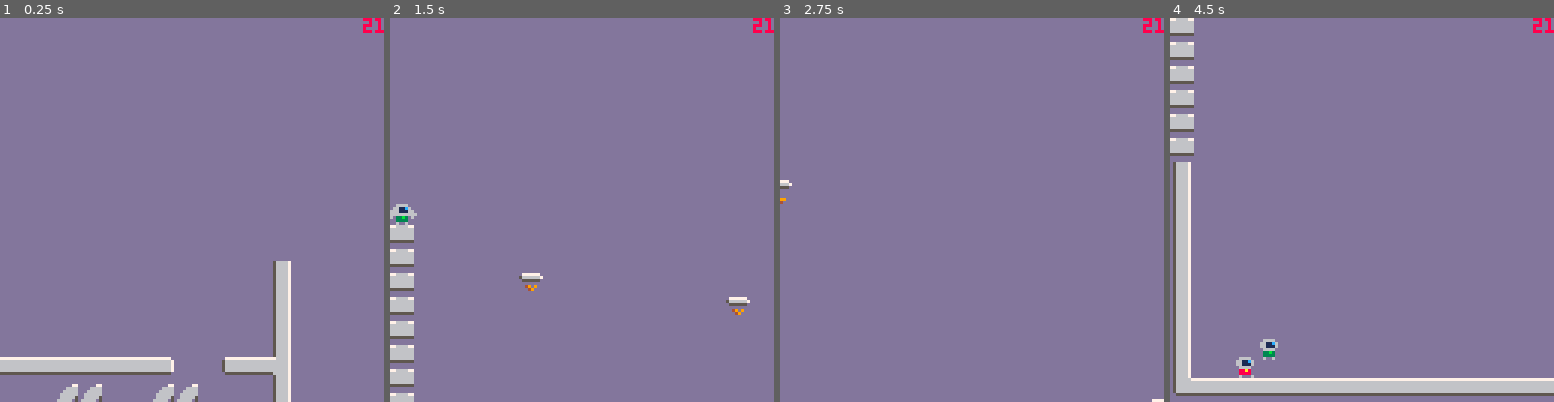
Above: before the commit, frames 1-4 (left to right).
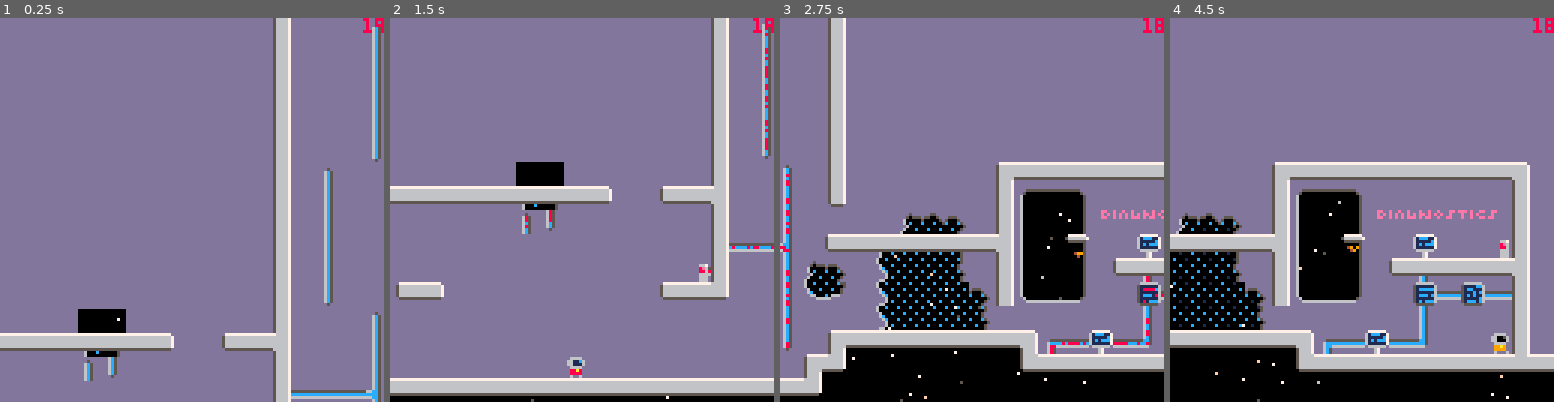
Above: after the commit, the same moments.

Repository: jgradim/gameoff-2020
Game: PICO-8 cartridge moonshot.p8
The game is run twice, just before and just after one commit, with the same random seed, the same clock (stepped at 60 frames per second) and the same inputs.
Inputs:
- Up to frame 1 (0.25 s): no input
- Up to frame 2 (1.5 s): tap X (X key) at 0.33, 1.07 s; tap O (Z key) at 0.7 s
- Up to frame 3 (2.75 s): hold Right 1.6-2.1 s; tap O (Z key) at 1.7, 2.1, 2.5 s; tap X (X key) at 1.85 s; hold Up 2.15-2.42 s; hold Right from 2.47 s (still down)
- Up to frame 4 (4.5 s): tap O (Z key) every 0.4 s from 2.9 to 4.1 s; tap X (X key) at 2.97, 4.08 s; release Right at 3.03 s; hold Left 3.08-3.58 s; hold Down 3.63-3.97 s; hold Right from 4.02 s (still down)

The runs differ from the first frame. In frame 1, 13% of the frame differs, in the area x 0-100%, y 0-100%; in frame 2, 19%; in frame 3, 39%; in frame 4, 40%.

Commit message:
more game, wip ship outline

Diff:
--- a/moonshot.p8
+++ b/moonshot.p8
@@ -31,7 +31,7 @@
 sp_player_jump=3
 sp_player_glide=5
 
-sp_spark_start=18
+sp_spark_start=39
 sp_spark_length=4
 
 sp_platform_start=48
@@ -175,66 +175,96 @@
 ---dynamic map elements---
 --------------------------
 function init_mechanics()
- --sparks
- --x,y
- local sprk0=init_spark(
-  33*8,28*8
- )
- local sprk1=init_spark(
-  34*8,25*8
- )
- local sprk2=init_spark(
-  35*8,25*8
- )
- local sprk3=init_spark(
-  35*8,26*8
- )
- local sprk4=init_spark(
-  36*8,28*8
- )
- local sprk5=init_spark(
-  37*8,28*8
- )
- local sprk6=init_spark(
-  38*8,25*8
- )
- local sprk7=init_spark(
-  38*8,26*8
- )
- local sprk8=init_spark(
-  39*8,25*8
- )
- local sprk9=init_spark(
-  39*8,28*8
- )
- local sprk10=init_spark(
-  40*8,28*8
- )
+ -- --sparks
+ -- --x,y
+ -- local sprk0=init_spark(
+ --  33*8,28*8
+ -- )
+ -- local sprk1=init_spark(
+ --  34*8,25*8
+ -- )
+ -- local sprk2=init_spark(
+ --  35*8,25*8
+ -- )
+ -- local sprk3=init_spark(
+ --  35*8,26*8
+ -- )
+ -- local sprk4=init_spark(
+ --  36*8,28*8
+ -- )
+ -- local sprk5=init_spark(
+ --  37*8,28*8
+ -- )
+ -- local sprk6=init_spark(
+ --  38*8,25*8
+ -- )
+ -- local sprk7=init_spark(
+ --  38*8,26*8
+ -- )
+ -- local sprk8=init_spark(
+ --  39*8,25*8
+ -- )
+ -- local sprk9=init_spark(
+ --  39*8,28*8
+ -- )
+ -- local sprk10=init_spark(
+ --  40*8,28*8
+ -- )
 
  --platforms
  --x,y,w,h,delta_fn
- local plt0=init_platform(
-  1*8,24*8,8,8,
-  linear_delta_fn(
-   --1,3 <-> 1,13
-   1*8,24*8,8*8,104*8
-  )
+ -- local plt0=init_platform(
+ --  1*8,24*8,8,8,
+ --  linear_delta_fn(
+ --   --1,3 <-> 1,13
+ --   1*8,24*8,8*8,104*8
+ --  )
+ -- )
+ -- local plt1=init_platform(
+ --  5*8,13*8,8,8,
+ --  linear_delta_fn(
+ --   --5,13 <-> 6,13
+ --   5*8,13*8,6*8,13*8
+ --  )
+ -- )
+ -- local plt2=init_platform(
+ --  14*8,15*8,8,8,
+ --  linear_delta_fn(
+ --   --14,15 <-> 14,13
+ --   14*8,15*8,14*8,13*8
+ --  )
+ -- )
+
+ ---------------
+ --diagnostics--
+ ---------------
+ --door
+ local diag_door=init_door(
+  56*8,28*8,true
  )
- local plt1=init_platform(
-  5*8,13*8,8,8,
-  linear_delta_fn(
-   --5,13 <-> 6,13
-   5*8,13*8,6*8,13*8
-  )
- )
- local plt2=init_platform(
-  14*8,15*8,8,8,
-  linear_delta_fn(
-   --14,15 <-> 14,13
-   14*8,15*8,14*8,13*8
-  )
- )
- local plt3=init_platform(
+
+ --button
+ local diag_btn_door=init_interactable({
+  sp=sp_button_right,
+  sp_pal=pal_button_off,
+  x=65*8,
+  y=25*8,
+  tooltip="❎",
+
+  active=false,
+
+  on_button_press=function(b)
+   b.tooltip=nil
+   b.active=not b.active
+   b.sp_pal=b.active
+    and pal_button_on
+    or pal_button_off
+
+   toggle_door(diag_door,b.active)
+  end,
+ })
+
+ local diag_plt=init_platform(
   59*8,25*8,8,8,
   linear_delta_fn(
    --59,25 <-> 59,28
@@ -243,34 +273,7 @@
   )
  )
 
- --doors
- --x,y,open
- local door0=init_door(
-  56*8,28*8,false
- )
-
- --buttons
- local diag_btn_door=init_interactable({
-  sp=sp_button_right,
-  sp_pal=pal_button_off,
-  x=65*8,
-  y=25*8,
-  tooltip="❎",
-
-  active=false,
-
-  on_button_press=function(b)
-   b.tooltip=nil
-   b.active=not b.active
-   b.sp_pal=b.active
-    and pal_button_on
-    or pal_button_off
-
-   toggle_door(door0,b.active)
-  end,
- })
-
- --screens / messages
+ --screens
  local diag_screen_low=init_interactable({
   sp=sp_screen,
   x=60*8,
@@ -283,7 +286,7 @@
    msg_close_scren,
 
   on_msg_end=function(s)
-   plt3.delta_fn=linear_delta_fn(
+   diag_plt.delta_fn=linear_delta_fn(
     59*8,25*8,59*8,29*8
    )
    s.msg="\n\n\n\n\n\n"..msg_close_scren
@@ -309,16 +312,66 @@
    msg_close_scren,
  })
 
+ ----------------
+ --1st corridor--
+ ----------------
+ local corridor_plt=init_platform(
+  59*8,25*8,8,8,
+  linear_delta_fn(
+   --46,22 <-> 45,29
+   46*8,26*8,46*8,26*8+1
+  )
+ )
+
+ local corridor_btn=init_interactable({
+  sp=sp_button_right,
+  sp_pal=pal_button_off,
+  x=42*8,
+  y=26*8,
+  --tooltip="❎",
+
+  active=false,
+
+  on_button_press=function(b)
+   b.tooltip=nil
+   b.active=not b.active
+   b.sp_pal=b.active
+    and pal_button_on
+    or pal_button_off
+
+   corridor_plt.delta_fn=b.active
+    and linear_delta_fn(
+     46*8,22*8,46*8,29*8
+    )
+    or linear_delta_fn(
+     46*8,26*8,46*8,26*8+1
+    )
+
+   toggle_door(diag_door,b.active)
+  end,
+ })
+
  --return list of mechanics
  return {
-  sprk0,sprk1,sprk2,sprk3,
-  sprk4,sprk5,sprk6,sprk7,
-  sprk8,sprk9,sprk10,
-  plt0,plt1,plt2,plt3,plt4,
-  door0,
+  -- sprk0,sprk1,sprk2,sprk3,
+  -- sprk4,sprk5,sprk6,sprk7,
+  -- sprk8,sprk9,sprk10,
+  -- plt0,plt1,plt2,plt3,plt4,
+
+  -- dianostics
+  diag_door,
   diag_btn_door,
   diag_screen_low,
   diag_screen_high,
+  diag_plt,
+
+  -- corridor
+  corridor_plt,
+  corridor_btn,
+
+  -- double jump room
+  dbljmp_btn,
+  dbljmp_door,
  }
 end
 
@@ -337,11 +390,14 @@
  all_players={
   init_player{
    ⬆️=double_jump,
+   x=37*8,
+   y=30*8,
   },
-  init_player{
-   ⬆️=glide,
-   color="green",
-  },
+  -- init_player{
+  --  ⬆️=glide,
+  --  color="green",
+  --  x=1,
+  -- },
   init_player{
    ⬆️=jump,
    color="yellow",
@@ -428,7 +484,7 @@
  --players
  foreach(all_players,draw_player)
 
- --dialog_box(
+ --dialog_box
  -- "thank you for saving me!\nlet me help you, i can\ndouble jump!",
  -- "well, now i feel\ninadequate :|",
  -- p_colors.red,
@@ -2214,50 +2270,75 @@
 
 
 
+…(25 lines of a section not shown)…
 __gff__
 0200000000000000010101010101010100000101000001010101010000000000000001010000000000000000000000000101010100000000000000000000000001010101010103000000000000000000010101010101010000000000000000000101010101010100000000000000000001010101010101000000000000000000
-0000000000000000000000000000000000000000000000000000000000000000000000000000000000000000000000000000000000000000000000000000000000000000000000000000000000000000000000000000000000000000000000000000000000000000000000000000000000000000000000000000000000000000
+0000010101010000000000000000000000000101010100000000000000000000000001010101010000000000000000000000010101010100000000000000000000000000000000000000000000000000000000000000000000000000000000000000000000000000000000000000000000000000000000000000000000000000
 __map__
-7979797979797979797979797979797979797979797979797979797979797979797979797979797979797979797979797979797979797979797979797979797979797979797979797979797979797979797979797979797979797979797979797979797979797979797979797979797979797979797979797979797979797979
-7979797979797979797979797979797979797979797979797979797979797979797979797979797979797979797979797979797979797979797979797979797979797979797979797979797979797979797979797979797979797979797979797979797979797979797979797979797979797979797979797979797979797979
-7979797979797979797979797979797979797979797979797979797979797979797979797979797979797979797979797979797979797979797979797979797979797979797979797979797979797979797979797979797979797979797979797979797979797979797979797979797979797979797979797979797979797979
-7979797979797979797979797979797979797979797979797979797979797979797979797979797979797979797979797979797979797979797979797979797979797979797979797979797979797979797979797979797979797979797979797979797979797979797979797979797979797979797979797979797979797979
-7979797979797979797979797979797979797979797979797979797979797979797979797979797979797979797979797979797979797979797979797979797979797979797979797979797979797979797979797979797979797979797979797979797979797979797979797979797979797979797979797979797979797979
-7979797979797979797979797979797979797979797979797979797979797979797979797979797979797979797979797979797979797979797979797979797979797979797979797979797979797979797979797979797979797979797979797979797979797979797979797979797979797979797979797979797979797979
-7979797979797979797979797979797979797979797979797979797979797979797979797979797979797979797979797979797979797979797979797979797979797979797979797979797979797979797979797979797979797979797979797979797979797979797979797979797979797979797979797979797979797979
-7979797979797979797979797979797979797979797979797979797979797979797979797979797979797979797979797979797979797979797979797979797979797979797979797979797979797979797979797979797979797979797979797979797979797979797979797979797979797979797979797979797979797979
-7979797979797979797979797979797979797979797979797979797979797979797979797979797979797979797979797979797979797979797979797979797979797979797979797979797979797979797979797979797979797979797979797979797979797979797979797979797979797979797979797979797979797979
-7979797979797979797979797979797979797979797979797979797979797979797979797979797979797979797979797979797979797979797979797979797979797979797979797979797979797979797979797979797979797979797979797979797979797979797979797979797979797979797979797979797979797979
-7979797979797979797979797979797979797979797979797979797979797979797979797979797979797979797979797979797979797979797979797979797979797979797979797979797979797979797979797979797979797979797979797979797979797979797979797979797979797979797979797979797979797979
-4279797979797979797979797979797979797979797979797979797979797979797979797979797979797979797979797979797979797979797979797979797979797979797979797979797979797979797979797979797979797979797979797979797979797979797979797979797979797979797979797979797979797979
-4279797979797979797979797979797979797979797979797979797979797979797979797979797979797979797979797979797979797979797979797979797979797979797979797979797979797979797979797979797979797979797979797979797979797979797979797979797979797979797979797979797979797979
-4279797979797979797979797979797979797979797979797979797979797979797979797979797979797979797979797979797979797979797979797979797979797979797979797979797979797979797979797979797979797979797979797979797979797979797979797979797979797979797979797979797979797979
-4279797979797979797979797979797979797979797979797979797979797979797979797979797979797979797979797979797979797979797979797979797979797979797979797979797979797979797979797979797979797979797979797979797979797979797979797979797979797979797979797979797979797979
-4279797979797979797979797979797979797979797979797979797979797979797979797979797979797979797979797979797979797979797979797979797979797979797979797979797979797979797979797979797979797979797979797979797979797979797979797979797979797979797979797979797979797979
-4279797979797979797979797979797979797979797979797979797979797979797979797979797979797979797979797979797979797979797979797979797979797979797979797979797979797979797979797979797979797979797979797979797979797979797979797979797979797979797979797979797979797979
-4279797979797979797979797979797979797979797979797979797979797979797979797979797979797979797979797979797979797979797979797979797979797979797979797979797979797979797979797979797979797979797979797979797979797979797979797979797979797979797979797979797979797979
-4279797979797979797979797979797979797979797979797979797979797979797979797979797979797979797979797979797979797979797979797979797979797979797979797979797979797979797979797979797979797979797979797979797979797979797979797979797979797979797979797979797979797979
-4279797979797979797979797979797979797979797979797979797979797979797979797979797979797979797979797979797979797979797979797979797979797979797979797979797979797979797979797979797979797979797979797979797979797979797979797979797979797979797979797979797979797979
-4279797979797979797979797979797979797979797979797979797979797979797979797979797979797950797979797979797979797979797979797979797979797979797979797979797979797979797979797979797979797979797979797979797979797979797979797979797979797979797979797979797979797979
-4279797979797979797979797979797979797979797979797979797979797979797979797979797979797950797979797979797979797979797979797979797979797979797979797979797979797979797979797979797979797979797979797979797979797979797979797979797979797979797979797979797979797979
-5079797979797979797979797979797979797979797979797979797979797979797979797979797979797950797979797979797979797979624040404040404040406379797979797979797979797979797979797979797979797979797979797979797979797979797979797979797979797979797979797979797979797979
-5079797979797979797979797979797979797979797979797979797979797979797979797979797979797950797979797979797979797979505a5b5c7979797979795079797979797979797979797979797979797979797979797979797979797979797979797979797979797979797979797979797979797979797979797979
-507979797979797979797979797979797979797979797979797979797979404040404040404070797971405179797979797979795d5e5f79506a6b6c7979797979795079797979797979797979797979797979797979797979797979797979797979797979797979797979797979797979797979797979797979797979797979
-5079797979797979797979797979797979797979797979797979797979797979797979797979797979797950797979797140404445454640516a6b6c7979797979795079797979797979797979797979797979797979797979797979797979797979797979797979797979797979797979797979797979797979797979797979
-5079797979797979797979797979797979797979797979797979797979797979797979797979797979797950797979795d5f796d6e6e6f79506a6b6c7971434040405179797979797979797979797979797979797979797979797979797979797979797979797979797979797979797979797979797979797979797979797979
-5079797979797979797979797979797979797979797979797979797979797979797979797979797979797960797979797d7f796d6e6e6e5f507a7b7c7979494759485379797979797979797979797979797979797979797979797979797979797979797979797979797979797979797979797979797979797979797979797979
-5079797979797979797979797979797979797979797979797979797979797979797979797979797979797979797979797979796d6e6e6e6f797979797979587979795079797979797979797979797979797979797979797979797979797979797979797979797979797979797979797979797979797979797979797979797979
-5079797979797979797979797979797979797979797979797979797979797979797979797979797979797979797979797962404044454546406367487947787979795079797979797979797979797979797979797979797979797979797979797979797979797979797979797979797979797979797979797979797979797979
-507979797979797979797979797979797979797979797979797979797979797979797979797979797979797979797979627379797d7e7e7f797240404040404040407379797979797979797979797979797979797979797979797979797979797979797979797979797979797979797979797979797979797979797979797979
-7240404040404040404040404040404040404040404040404040404040404040404040404040404040404040404040407379797979797979797979797979797979797979797979797979797979797979797979797979797979797979797979797979797979797979797979797979797979797979797979797979797979797979
-…(11 lines of a section not shown)…
+0000000000000000000000000000000000000000000000008240404040404040404040404040404040404040404040404040404040404040404040404040404040404040404040404040404040404040404040404040404040404040404040404040404040404040404040408300000000000000000000000000000000000000
+0000000000000000000000000000000000000000000000829579797979797979797979797979797979797979797979797979797979797979797979797979797979797979797979797979797979797979797979797979797979797979797979797979797979797979797979799440830000000000000000000000000000000000
+0000000000000000000000000000008240404040404040957979797979797979797979797979797979797979797979797979797979797979797979797979797979797979797979797979797979797979797979797979797979797979797979797979797979797979797979797979944083000000000000000000000000000000
+0000000000000000000000000082409579797979797979797979797979797979797979797979404040404063794c79797962404040404040404040404040404040407979797979797979797979797979797979797979797979797979797979797979797979797979797979797979797994408300000000000000000000000000
+0000000000000000000000824095797979797979797979797979797979797979797979797979797979797950795779797950797979797979797979797979797979797979797979797979797979797979797979797979797979797979797979797979797979797979797979797979797979799440830000000000000000000000
+0000000000008240404040957979797979797979797979797979797979797979797979797979797979797950795879797950797979797979797979797979797979797979797979797979797979797979797979797979797979797979797979797979797979797979797979797979797979797979944083000000000000000000
+0000000000829579797979797979797979797979797979797979797979797979797979797979797979797950795779797950797979797979797979797979797979797979797979797979797979797979797979797979797979797979797979797979797979797979797979797979797979797979797994408300000000000000
+0000000082957979797979797979797979797979797979797979797979797979797979797979797979797950795779797950797979797979797979797979797979797979797979797979797979797979797979797979797979797979797979797979797979797979797979797979797979797979797979799440830000000000
+0082404095797979797979797979797979797979797979797979797979797979797979797979797979797950794d79797950797979797979797979797979797979797979797979797979797979797979797979797979797979797979797979797979797979797979797979797979797979797979797979797979944083000000
+00a2797979797979797979797979797979797979797979797979797979797979797979797979797979797950797979797950797979797979797979797979797979797979797979797979797979797979797979797979797979797979797979797979797979797979797979797979797979797979797979797979797994408300
+00a27979797979797979797979797979797979797979797979797979797979797979797979797979797979507979794c7950797979797979797979797979797979797979797979797979797979797979797979797979797979797979797979797979797979797979797979797979797979797979797979797979797979799483
+0092a4a4857979797979797979797979797979797979797979797979797979797979797979797979797979507979795779507979797979797979797979797979797979797979797979797979797979797979797979797979797979797979797979797979797979797979797979797979797979797979797979797979797979a3
+00000000928579797979797979797979797979797979797979797979797979797979797979797979797979507979795879507979797979797979797979797979797979797979797979797979797979797979797979797979797979797979797979797979797979797979797979797979797979797979797979797979797979a3
+00000000009285797979797979797979797979797979797979797979797979797979797979797979797979507979795779507979797979797979797979797979797979797979797979797979797979797979797979797979797979797979797979797979797979797979797979797979797979797979797979797979797979a3
+b2434040404363797979797979797979797979797979797979797979797979797979797979797979797979507979795879507979797979797979797979797979797979797979797979797979797979797979797979797979797979797979797979797979797979797979797979797979797979797979797979797979797979a3
+a2577979795850797979797979797979797979797979797979797979797979797979797979797979797979507979794d79507979797979797979797979797979797979797979797979797979797979797979797979797979797979797979797979797979797979797979797979797979797979797979797979797979797979a3
+a249475947495079797979797979797979797979797979797979797979797979797979797979797979797950794c797979507979797979797979797979797979797979797979797979797979797979797979797979797979797979797979797979797979797979797979797979797979797979797979797979797979797979a3
+a279797768795079797979797979797979797979797979797979797979797979797979797979797979797950795779797950797979797979797979797979797979797979797979797979797979797979797979797979797979797979797979797979797979797979797979797979797979797979797979797979797979798493
+a209057958790b79797979797979797979797979797979797979797979797979797979797979797979797950795879797950797979797979797979797979797979797979797979797979797979797979797979797979797979797979797979797979797979797979797979797979797979797979797979797979797984a49300
+92a4a4a4a4a4b67179797979797979797979797979797979797979797979797979797979797979797979795079577979795079797979797979797979797979797979797979797979797979797979797979797979797979797979797979797979797979797979797979797979797979797979797979797979797984a493000000
+00000000008295797979797979797979797979797979797979797979797979797979797979797979797979507957797979507979797979797979797979797979797979797979797979797979797979797979797979797979797979797979797979797979797979797979797979797979797979797979797984a4930000000000
+0000000082957979797979797979797979797979797979797979797979797979797979797979797979797950794d79797950797979797979797979797979797979797979797979797979797979797979797979797979797979797979797979797979797979797979797979797979797979797979797984a49300000000000000
+00824040957979797979797979797979797979797979797979797979797979797979793c3d797979797979507979794c795079797979797962404040404040404040637979797979797979797979797979797979797979797979797979797979797979797979797979797979797979797979797984a493000000000000000000
+00a2797979797979797979797979797979797979797979797962404040404040404040444640717979704051797979587960797979797979505a5b5c79797979797950797979797979797979797979797979797979797979797979797979797979797979797979797979797979797979797984a4930000000000000000000000
+00a27979797979797979724040404040404040404040404040737979797979797979794c4d7979797979795079797957797979795d5e5f79506a6b6c7979797979795079797979797979797979797979797979797979797979797979797979797979797979797979797979797979797984a49300000000000000000000000000
+0092a4a485797979797979797979797979795a5b5b5b5b5b5c79797979797979797979797979797979797954484847697970404445454640516a6b6c797979797979507979797979797979797979797979797979797979797979797979797979797979797979797979797979797984a493000000000000000000000000000000
+0000000092857979797979797979797979796a6b6b6b6b6b6c79797979797979797979797979797979797953797979585d5f796d6e6e6f79506a6b6c79704340404051797979797979797979797979797979797979797979797979797979797979797979797979797979797984a4930000000000000000000000000000000000
+0000000000928579797979797979797979796a6b6b6b6b6b6c79707179797071797979797979797979704073797979577d7f796d6e6e6e5f507a7b7c7979494759485379797979797979797979797979797979797979797979797979797979797979797979797979797984a49300000000000000000000000000000000000000
+00000000000092a4a4a4a4857979797979796a6bb4a4b56b6c79797979797979797979797979797979797979797979587979796d6e6e6e6f79797979797958797979507979797979797979797979797979797979797979797979797979797979797979797979797984a493000000000000000000000000000000000000000000
+000000000000000000000092a485797979797a7b7b7b7b7b7c797979797979797979797979797979797979797979794d7984a4a4a4a4a4a4a485674879477879797950797979797979797979797979797979797979797979797979797979797979797979797984a4930000000000000000000000000000000000000000000000
+0000000000000000000000000092a485797979797979797979797979797979797979797979797979797979797979797984930000000000000092a4a4a4a4a4a4a4a4a5a4857979797979797979797979797979797979797979797979797979797979797984a49300000000000000000000000000000000000000000000000000
+00000000000000000000000000000092a4a4a4a4a4a4a4a4a4a4a4a4a4a4a4a4a4a4a4a4a4a4a4a4a4a4a4a4a4a4a4a4930000000000000000000000000000000000000092a4a4a4a4a4a4a4a4a4a4a4a4a4a4a4a4a4a4a4a4a4a4a4a4a4a4a4a4a4a4a493000000000000000000000000000000000000000000000000000000
+…(11 lines of a section not shown)…
Not shown, changed: 115 lines of the sprite sheet (__gfx__) section of moonshot.p8
Not shown, changed: res/moonshot.aseprite
